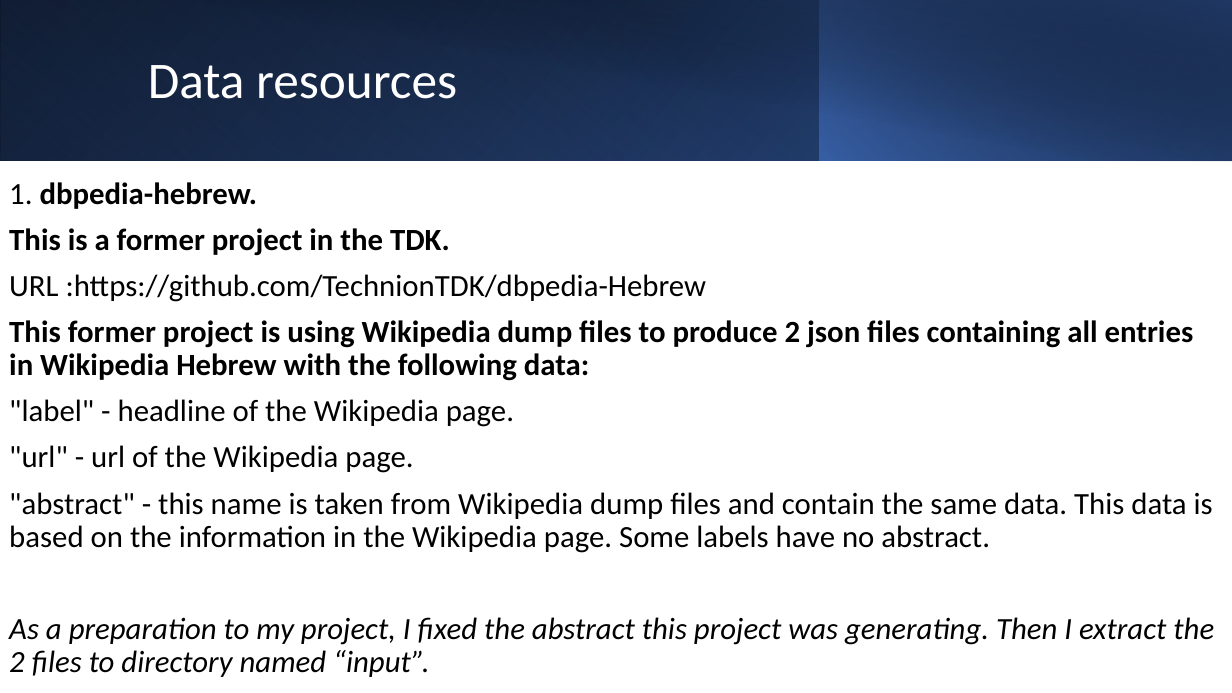
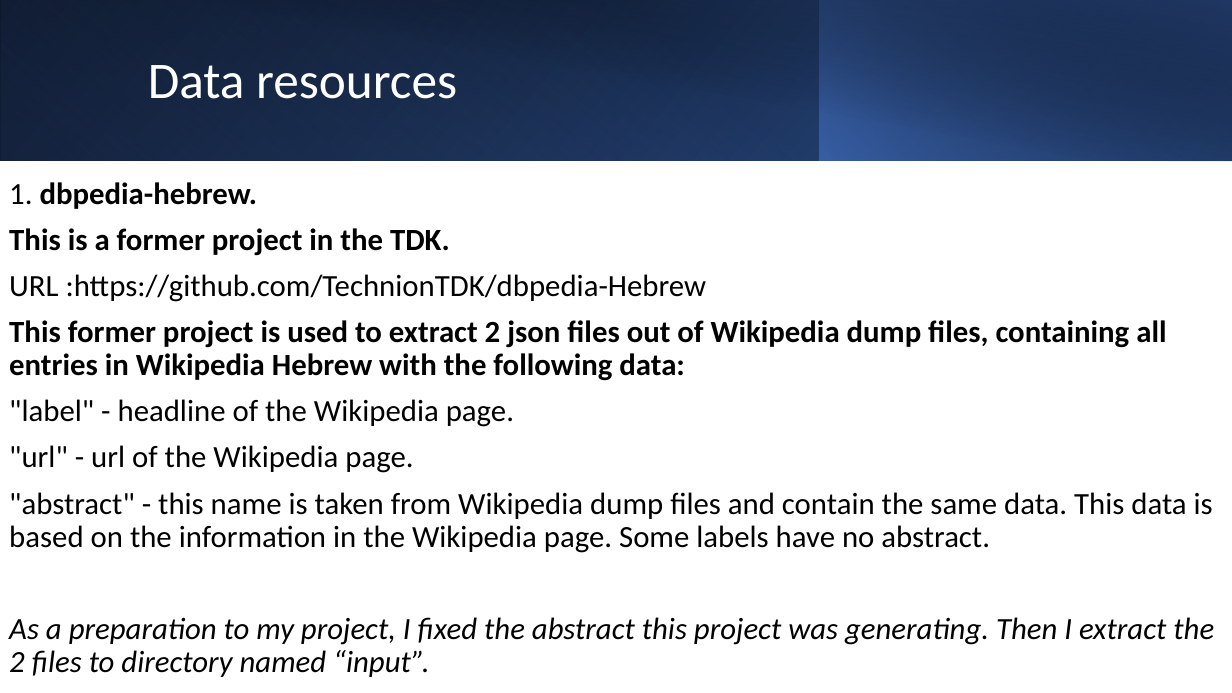
Before and after one commit to TechnionTDK/wikipedia-places, a slide deck: slide 4 of high_level_presentation.pptx. Drawn at 1232x693 pixels with LibreOffice and Linux fonts; fonts in the diff are those of the drawing. Boxes give left, top, right and bottom in pixels: in the first picture for what was removed or moved away, otherwise in the second. Text is boxed around its words. In the diff, an @@ line names an element or a change of style, - is before the commit and + after.

```diff
--- a/high_level_presentation.pptx
+++ b/high_level_presentation.pptx
@@ text at bbox=[9, 320, 1166, 381]: text changed @@
-This former project is using Wikipedia dump files to produce 2 json files containing all entries in Wikipedia Hebrew with the following data:
+This former project is used to extract 2 json files out of Wikipedia dump files, containing all entries in Wikipedia Hebrew with the following data:
```
Also in this commit, not shown: 1 other file.
